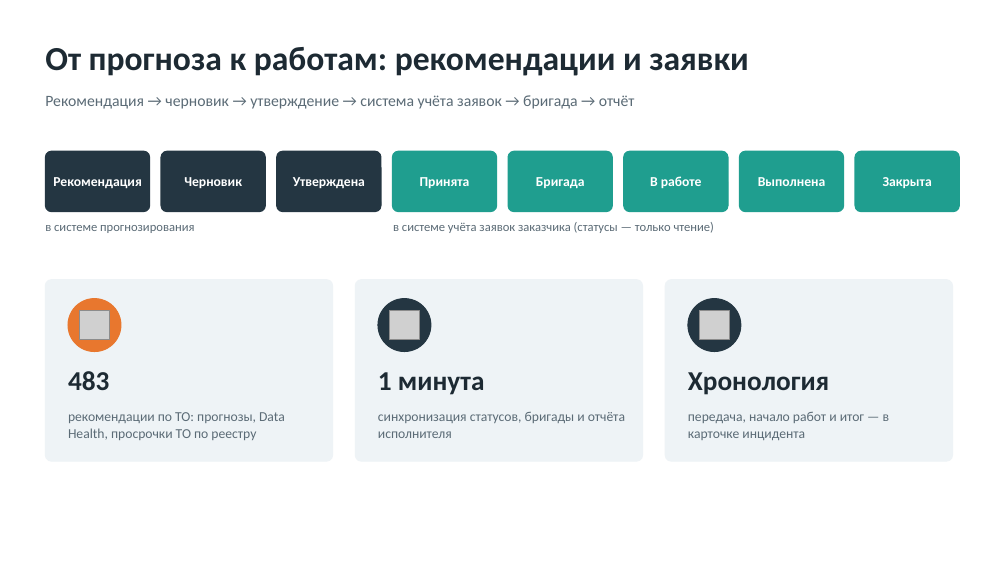
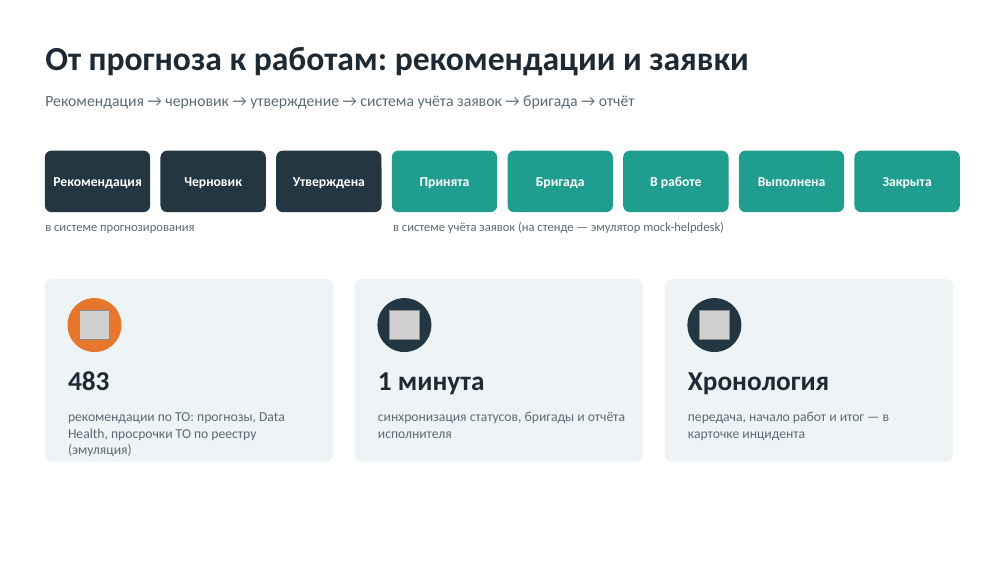
Before and after one commit to Microgit-dev/collector_incident_forecast, a slide deck: slide 15 of docs/delivery/out/Презентация.pptx (slide 12 before the commit). Drawn at 1008x567 pixels with LibreOffice and Linux fonts; fonts in the diff are those of the drawing; grey boxes stand for pictures. Boxes give left, top, right and bottom in pixels: in the first picture for what was removed or moved away, otherwise in the second. Text is boxed around its words. In the diff, an @@ line names an element or a change of style, - is before the commit and + after.

```diff
--- a/docs/delivery/out/Презентация.pptx
+++ b/docs/delivery/out/Презентация.pptx
@@ text at <box>393,222,724,233</box>: text changed @@
-в системе учёта заявок заказчика (статусы — только чтение)
+в системе учёта заявок (на стенде — эмулятор mock-helpdesk)
@@ text at <box>68,412,285,456</box>: text changed @@
-рекомендации по ТО: прогнозы, Data Health, просрочки ТО по реестру
+рекомендации по ТО: прогнозы, Data Health, просрочки ТО по реестру (эмуляция)
```
Also in this commit, not shown: 9 other slides changed, 5 slides added, 2 slides removed, 16 other files.
